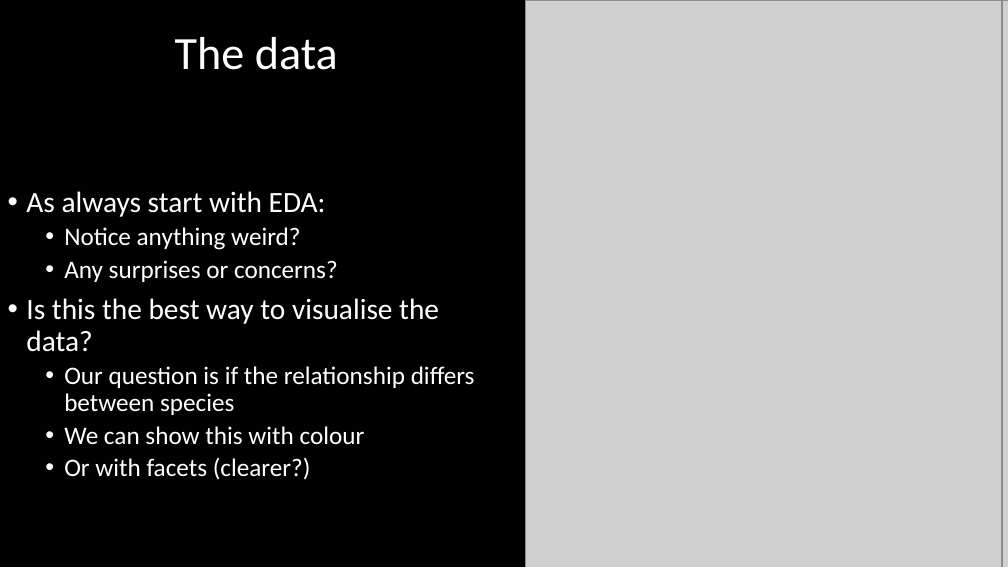
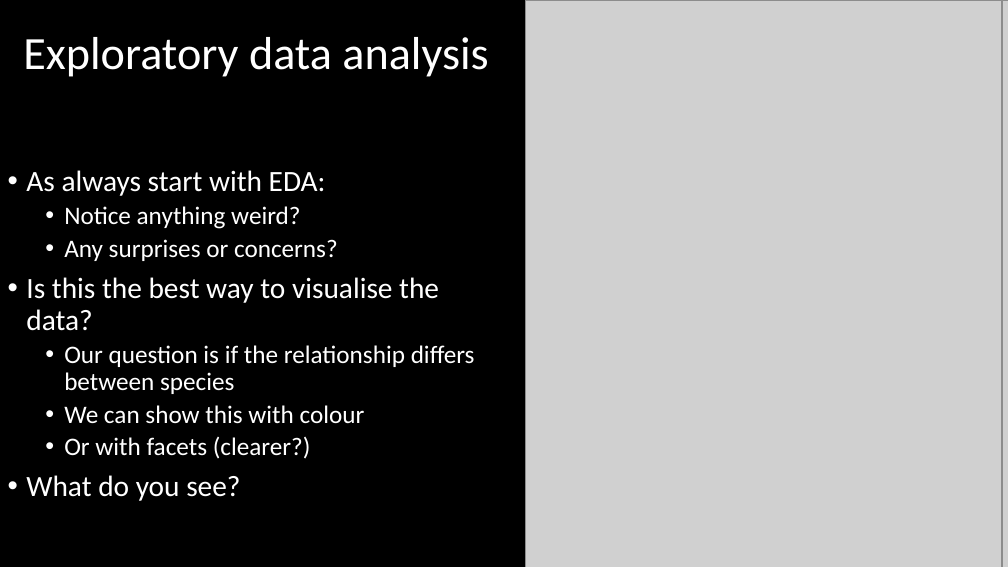
Before and after one commit to DeonRoos/stats-for-biologists, a slide deck: slide 8 of Lectures/Lecture 08.1 Interactions.pptx (slide 4 before the commit). Drawn at 1008x567 pixels with LibreOffice and Linux fonts; fonts in the diff are those of the drawing; grey boxes stand for pictures. Boxes give left, top, right and bottom in pixels: in the first picture for what was removed or moved away, otherwise in the second. Text is boxed around its words. In the diff, an @@ line names an element or a change of style, - is before the commit and + after.

```diff
--- a/Lectures/Lecture 08.1 Interactions.pptx
+++ b/Lectures/Lecture 08.1 Interactions.pptx
@@ title at (x1=23, y1=37, x2=488, y2=77): text changed @@
-The data
+Exploratory data analysis
@@ text at (x1=26, y1=475, x2=240, y2=501): paragraph added @@
+• What do you see?
```
Also in this commit, not shown: 12 other slides changed, 9 slides added, 19 other files.
